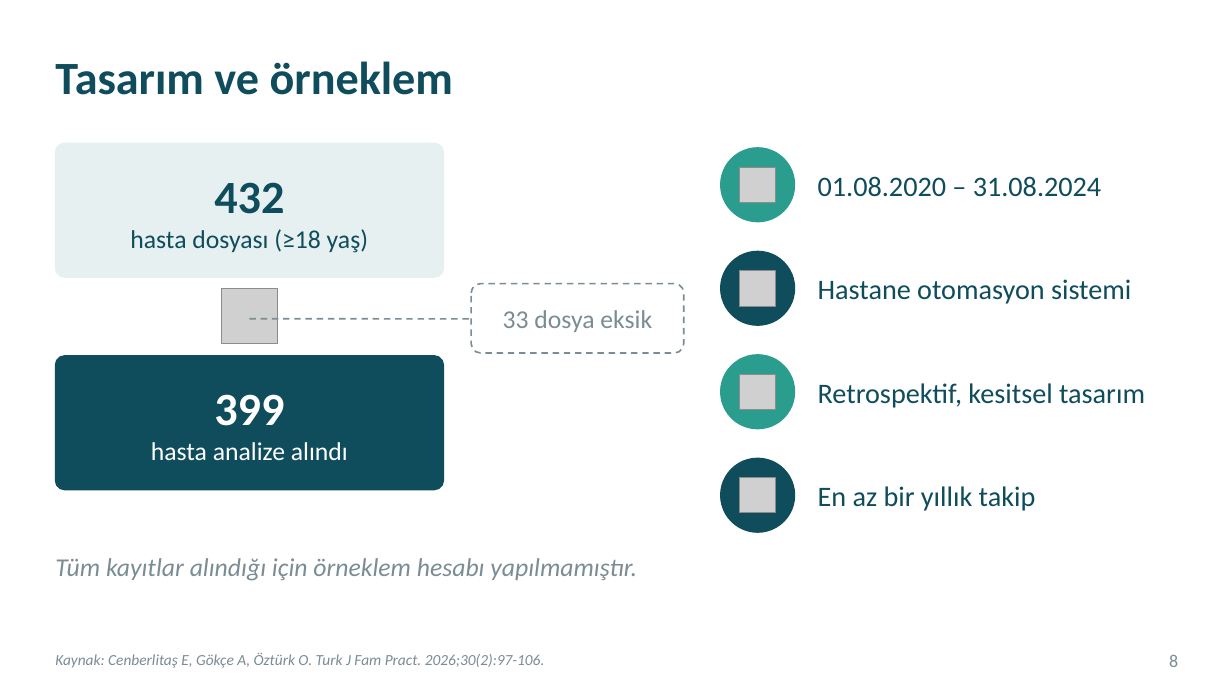
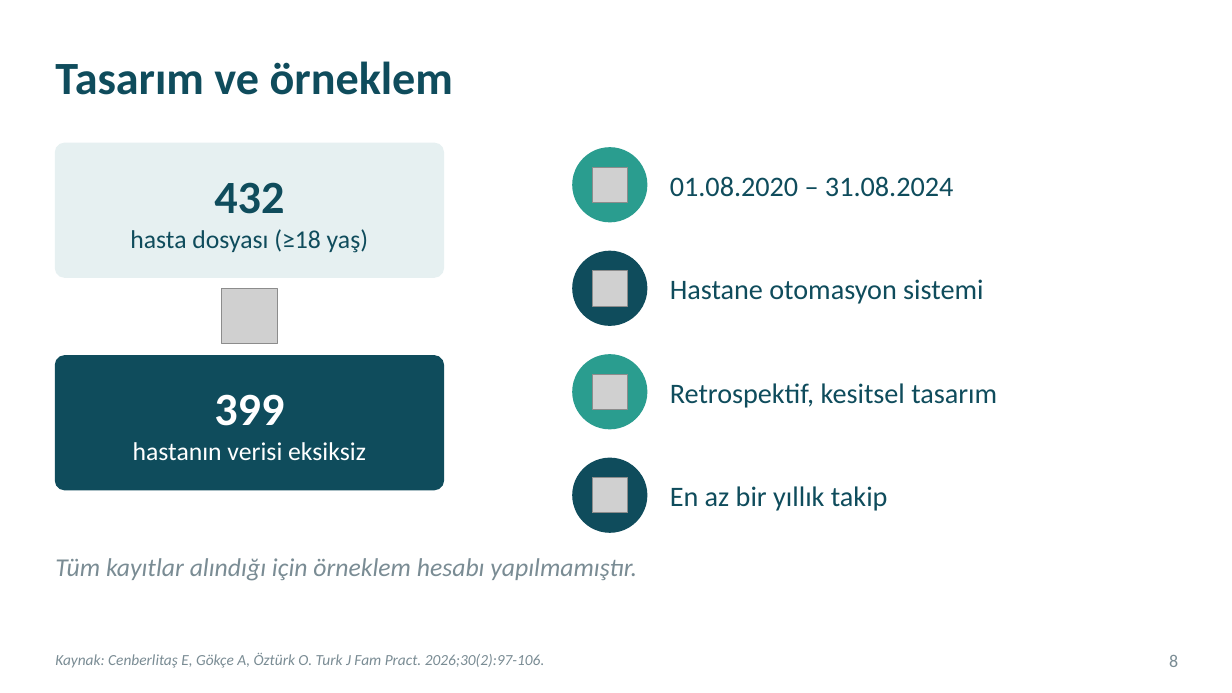
Before and after one commit to kiranahmet/Claude, a slide deck: slide 8 of Sunumlar/Makale_Sunumu_Sigara_Birakma.pptx. Drawn at 1232x693 pixels with LibreOffice and Linux fonts; fonts in the diff are those of the drawing; grey boxes stand for pictures. Boxes give left, top, right and bottom in pixels: in the first picture for what was removed or moved away, otherwise in the second. Text is boxed around its words. In the diff, an @@ line names an element or a change of style, - is before the commit and + after.

```diff
--- a/Sunumlar/Makale_Sunumu_Sigara_Birakma.pptx
+++ b/Sunumlar/Makale_Sunumu_Sigara_Birakma.pptx
@@ text "01.08.2020 – 31.08.2024": place and size @@
-text "01.08.2020 – 31.08.2024" at [818,176,1101,197]
+text "01.08.2020 – 31.08.2024" at [670,176,953,197]
@@ text "Hastane otomasyon sistemi": place and size @@
-text "Hastane otomasyon sistemi" at [818,279,1131,304]
+text "Hastane otomasyon sistemi" at [670,279,983,304]
@@ rounded rectangle removed at [471,284,684,353] @@
@@ line removed from (250, 319) to (471, 319) @@
@@ text removed at [503,310,652,332] @@
-33 dosya eksik
@@ text "Retrospektif, kesitsel tasarım": place and size @@
-text "Retrospektif, kesitsel tasarım" at [818,383,1145,408]
+text "Retrospektif, kesitsel tasarım" at [670,383,997,408]
@@ text at [133,442,366,460]: text changed @@
-hasta analize alındı
+hastanın verisi eksiksiz
@@ 4 pictures, 4 ellipses: place and size @@
-4 pictures, 4 ellipses at [721,148,795,532]
+4 pictures, 4 ellipses at [573,148,647,532]
@@ text "En az bir yıllık takip": place and size @@
-text "En az bir yıllık takip" at [818,486,1036,511]
+text "En az bir yıllık takip" at [670,486,888,511]
```
Also in this commit, not shown: 18 other slides changed, 2 slides added, 2 slides removed, 11 other files.
